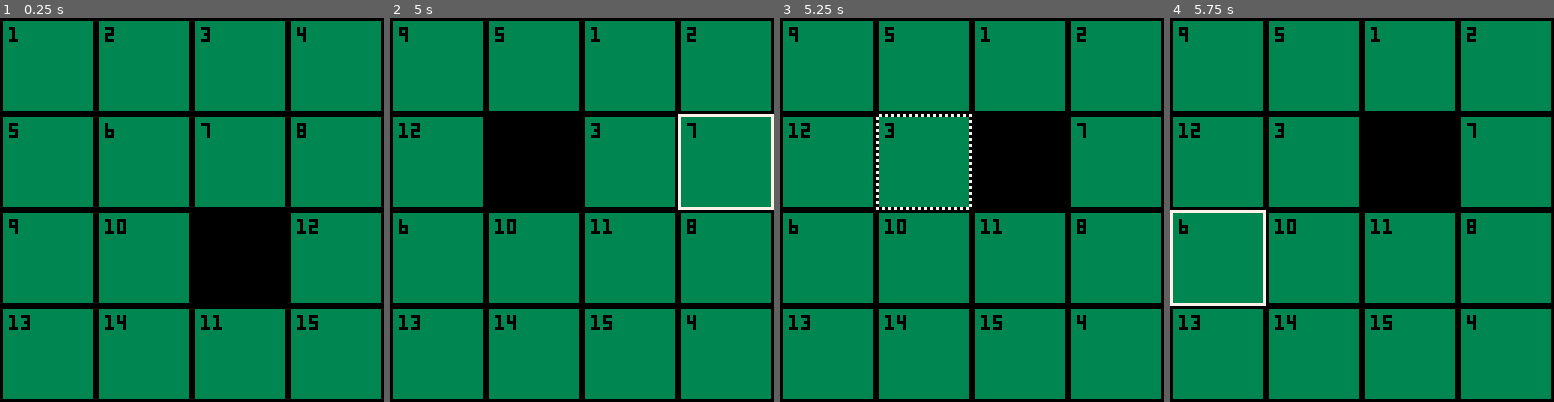
Above: before the commit, frames 1-4 (left to right).
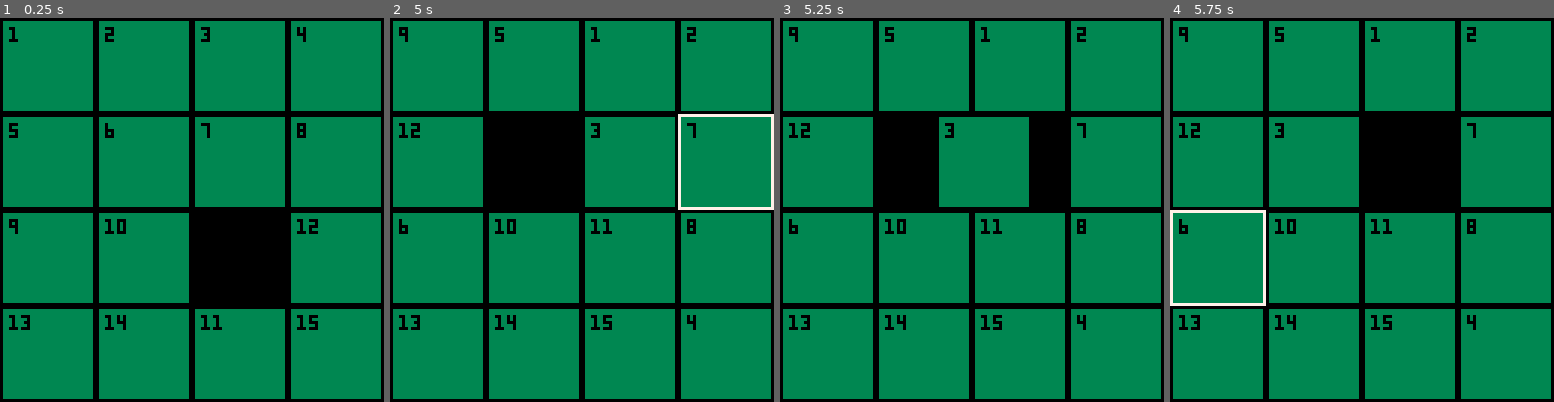
Above: after the commit, the same moments.

Repository: afunai/pico8-puzzle
Game: PICO-8 cartridge puzzle.p8
Two runs of this game, one before a commit and one after it. Both use one fixed random seed, a clock stepped at 60 frames per second and the inputs below.
Inputs:
- Up to frame 1 (0.25 s): no input
- Up to frame 2 (5 s): tap X (X key) at 0.33, 1.07, 1.85, 2.97, 4.08 s; hold Right 1.6-2.1 s; hold Up 2.15-2.42 s; hold Right 2.47-3.03 s; hold Left 3.08-3.58 s; hold Down 3.63-3.97 s; hold Right 4.02-4.68 s; hold Up from 4.73 s (still down)
- Up to frame 3 (5.25 s): release Up at 5.03 s; hold Left from 5.08 s (still down); tap X (X key) at 5.2 s
- Up to frame 4 (5.75 s): release Left at 5.68 s; hold Down from 5.73 s (still down)

Frames 1-2 are identical in both runs. In frame 3, 7.6% of the frame differs, in the area x 25-65%, y 25-50%; in frame 4, nothing differs.

Commit message:
states.sliding

Diff:
--- a/puzzle.lua
+++ b/puzzle.lua
@@ -25,16 +25,16 @@
 moves = {
   [⬅️] = {
     ['is_possible'] = function(cell_id) return cell_id == blank + 1 and blank % dim_x != 0 end,
-    ['v'] = -1},
+    ['vx'] = -1, ['vy'] = 0},
   [➡️] = {
     ['is_possible'] = function(cell_id) return cell_id == blank - 1 and blank % dim_x != 1 end,
-    ['v'] = 1},
+    ['vx'] = 1, ['vy'] = 0},
   [⬆️] = {
     ['is_possible'] = function(cell_id) return cell_id == blank + dim_x end,
-    ['v'] = -dim_x},
+    ['vx'] = 0, ['vy'] = -1},
   [⬇️] = {
     ['is_possible'] = function(cell_id) return cell_id == blank - dim_x end,
-    ['v'] = dim_x},
+    ['vx'] = 0, ['vy'] = 1},
 }
 
 function possible_moves()
@@ -62,11 +62,14 @@
   return true
 end
 
-function render_panel(panel_id, cell)
+function render_panel(panel_id, cell, ...)
+  args = {...}
+  local x = cell.x + (args[1] or 0) -- offset_x
+  local y = cell.y + (args[2] or 0) -- offset_y
+
   -- TODO
-  rectfill(cell.x, cell.y,
-    cell.x + cell.width - 1, cell.y + cell.height - 1, 3)
-  print(panel_id, cell.x + 2, cell.y + 2, 0)
+  rectfill(x, y, x + cell.width - 1, y + cell.height - 1, 3)
+  print(panel_id, x + 2, y + 2, 0)
 end
 
 function render()
@@ -130,8 +133,8 @@
     if btnp(❎) then
       for key, move in pairs(moves) do
         if move.is_possible(active_cell_id) then
-          order[blank], order[active_cell_id] = order[active_cell_id], order[blank]
-          blank, active_cell_id = active_cell_id, blank
+          states.sliding.move = move
+          state = 'sliding'
           break
         end
       end
@@ -140,6 +143,33 @@
   ['draw'] = function (self)
     render()
     render_cursor()
+  end,
+}
+
+states.sliding = {
+  ['frame_count'] = 5,
+  ['frame'] = 0,
+  ['move'] = nil,
+  ['update'] = function (self)
+    if self.frame < self.frame_count then
+      self.frame += 1
+    else
+      order[blank], order[active_cell_id] = order[active_cell_id], order[blank]
+      blank, active_cell_id = active_cell_id, blank
+      self.frame = 0
+      state = 'game'
+    end
+  end,
+  ['draw'] = function (self)
+    cls()
+    for i, cell in pairs(board) do
+      if (i != active_cell_id and i != blank) render_panel(order[i], cell)
+    end
+
+    local sliding_cell = board[active_cell_id]
+    render_panel(order[active_cell_id], sliding_cell,
+      sliding_cell.width / self.frame_count * self.frame * self.move.vx,
+      sliding_cell.height / self.frame_count * self.frame * self.move.vy)
   end,
 }
 
